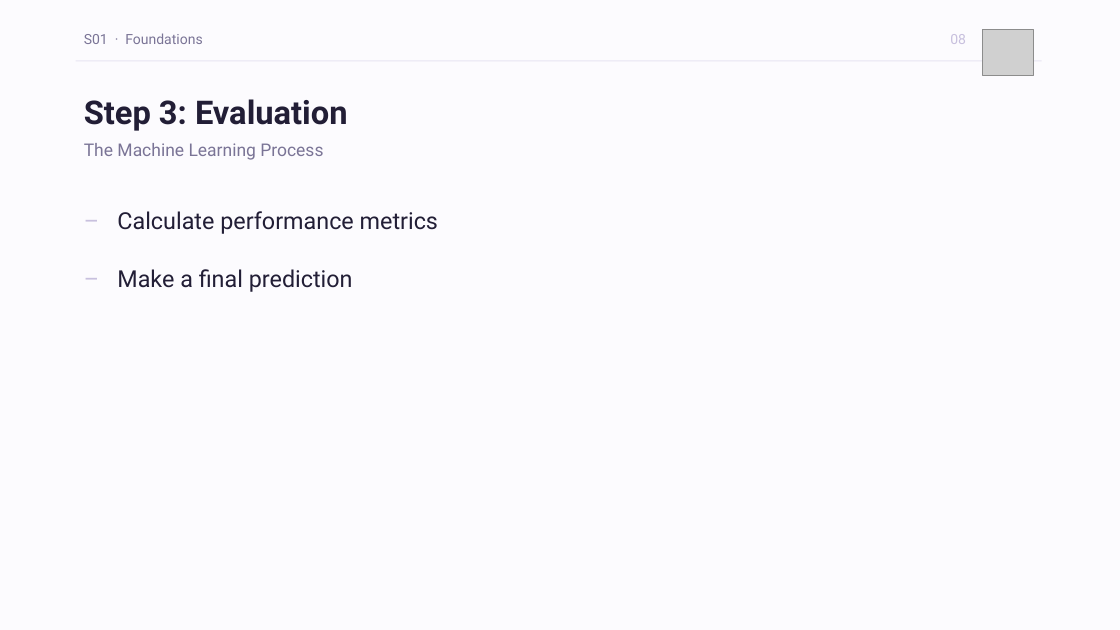
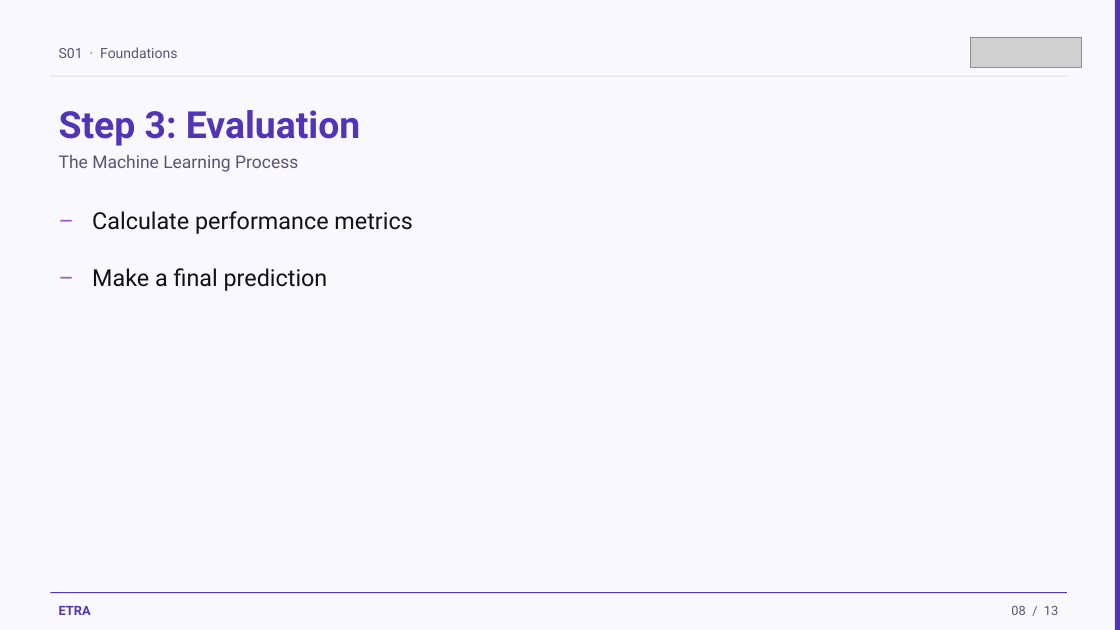
Before and after one commit to iksasa15/AI-ML, a slide deck: slide 8 of web-presentation/pdf-exports/Week1-Session1-Foundations.pptx. Drawn at 1120x630 pixels with LibreOffice and Linux fonts; fonts in the diff are those of the drawing; grey boxes stand for pictures. Boxes give left, top, right and bottom in pixels: in the first picture for what was removed or moved away, otherwise in the second. Text is boxed around its words. In the diff, an @@ line names an element or a change of style, - is before the commit and + after.

Commit message:
feat: update PowerPoint templates and scripts to align with ETRA Design System v1.0, enhancing visual consistency and usability

```diff
--- a/web-presentation/pdf-exports/Week1-Session1-Foundations.pptx
+++ b/web-presentation/pdf-exports/Week1-Session1-Foundations.pptx
@@ background #FCFBFE to #FAF8FF @@
@@ picture removed at (x1=983, y1=29, x2=1033, y2=76) @@
@@ rectangle added at (x1=1115, y1=0, x2=1120, y2=630), fill #5234B7 @@
@@ text "S01 · Foundations" at (x1=59, y1=47, x2=177, y2=58): text colour #7A7496 to #5A5470 @@
@@ text "S01 · Foundations" moved from (x1=84, y1=33, x2=202, y2=44) to (x1=59, y1=47, x2=177, y2=58) @@
@@ picture added at (x1=970, y1=38, x2=1081, y2=67) @@
@@ rectangle resized from (x1=76, y1=60, x2=1042, y2=61) to (x1=50, y1=76, x2=1067, y2=76) @@
@@ rectangle at (x1=50, y1=76, x2=1067, y2=76): fill #E8E4F2 to #E4DCF4 @@
@@ text "Step 3: Evaluation" moved from (x1=84, y1=99, x2=348, y2=131) to (x1=59, y1=110, x2=361, y2=146) @@
@@ text "Step 3: Evaluation" at (x1=59, y1=110, x2=361, y2=146): size 28 to 32 pt, text colour #221E36 to #5234B7 @@
@@ text "The Machine Learning Process" moved from (x1=84, y1=143, x2=323, y2=160) to (x1=59, y1=155, x2=298, y2=172) @@
@@ text "The Machine Learning Process" at (x1=59, y1=155, x2=298, y2=172): text colour #7A7496 to #5A5470 @@
@@ text "–" moved from (x1=76, y1=202, x2=105, y2=239) to (x1=50, y1=202, x2=80, y2=235) @@
@@ text "–" at (x1=50, y1=202, x2=80, y2=235): text colour #C8C0DE to #9E59CD @@
@@ text "Calculate performance metrics" moved from (x1=117, y1=211, x2=438, y2=234) to (x1=92, y1=211, x2=412, y2=234) @@
@@ text "Calculate performance metrics" at (x1=92, y1=211, x2=412, y2=234): text colour #221E36 to #121018 @@
@@ text "–" at (x1=50, y1=259, x2=80, y2=292): text colour #C8C0DE to #9E59CD @@
@@ text "–" moved from (x1=76, y1=260, x2=105, y2=298) to (x1=50, y1=259, x2=80, y2=292) @@
@@ text "Make a final prediction" at (x1=92, y1=268, x2=328, y2=291): text colour #221E36 to #121018 @@
@@ text "Make a final prediction" moved from (x1=117, y1=269, x2=353, y2=292) to (x1=92, y1=268, x2=328, y2=291) @@
@@ rectangle added at (x1=50, y1=592, x2=1067, y2=593), fill #5234B7 @@
@@ text added at (x1=59, y1=606, x2=91, y2=615), 11 pt, text #5234B7, bold @@
+ETRA
@@ text at (x1=1011, y1=606, x2=1058, y2=615): text changed; size 12 to 11 pt; text colour #C8C0DE to #5A5470 @@
-08
+08 / 13
```
Also in this commit, not shown: 12 other slides changed, 24 other files.
